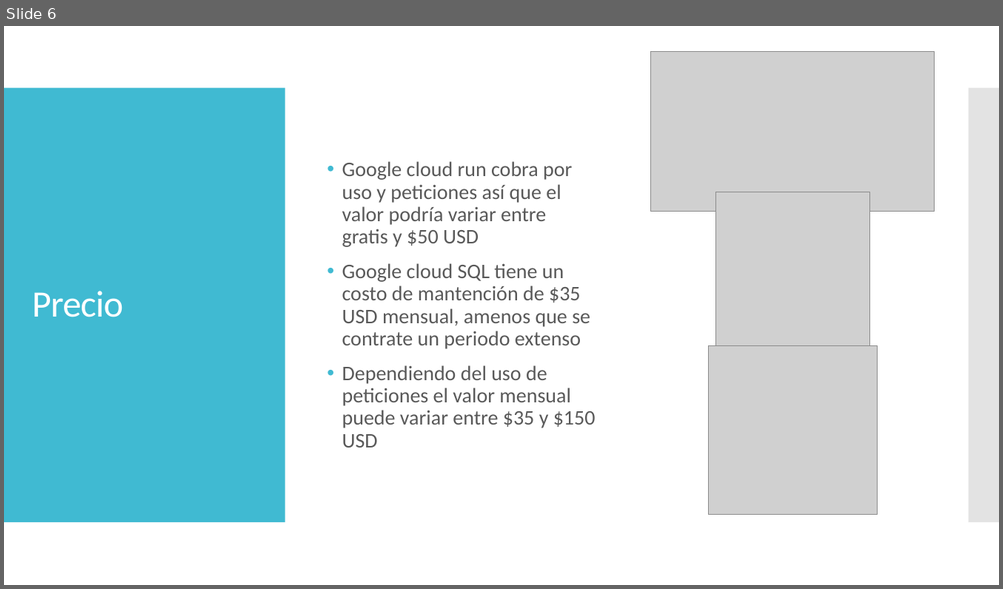
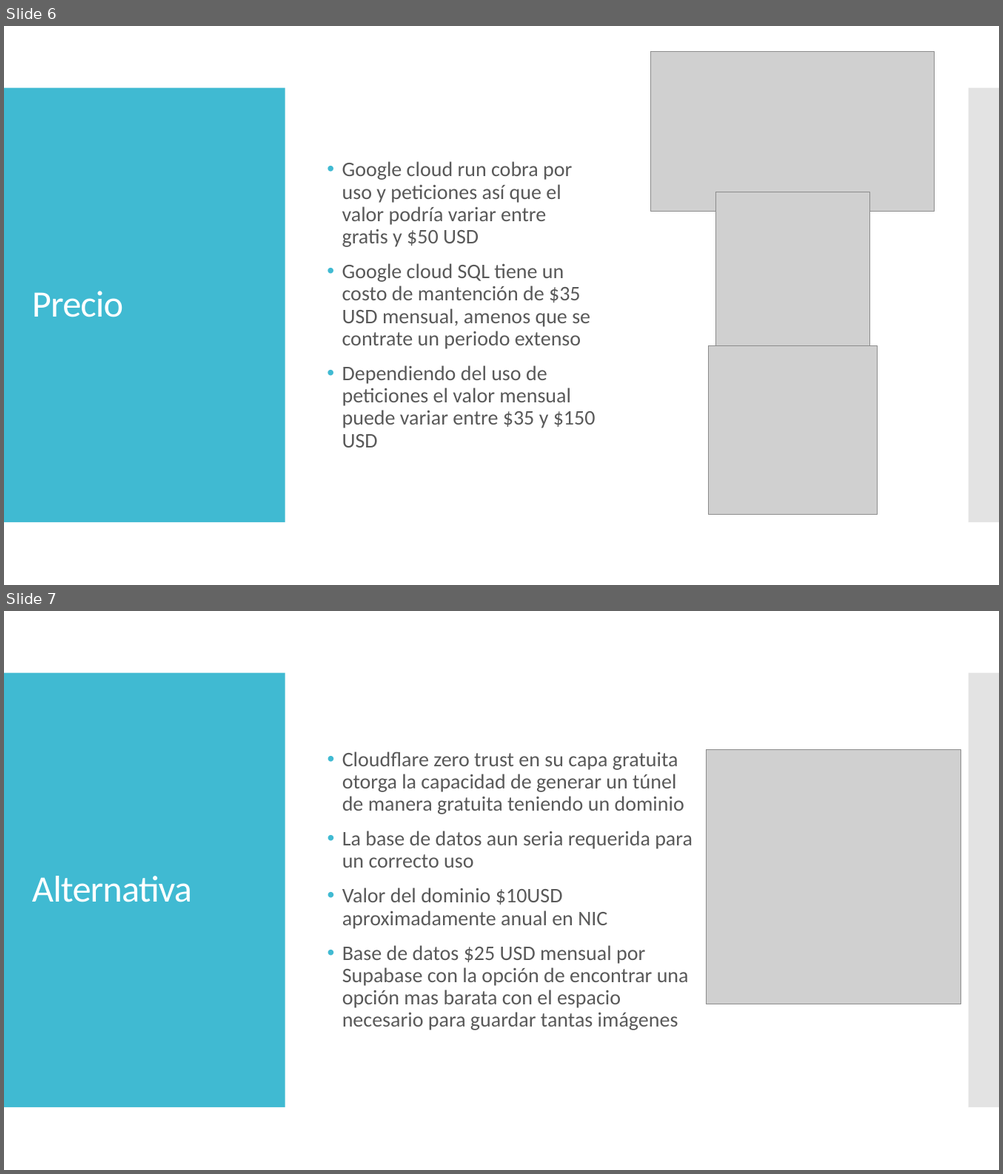
Before and after one commit to AniMuoz/Practica-2, a slide deck: Presentar prog2.pptx. Shown one above the other, each under a label of ours: slide 6 before the commit, slides 6 and 7 after it. The pictures are 1003x589 and 1003x1174 pixels, drawn with LibreOffice and Linux fonts; fonts in the diff are those of the drawing; grey boxes stand for pictures. Boxes give left, top, right and bottom in pixels: in the first picture for what was removed or moved away, otherwise in the second. Text is boxed around its words. In the diff, an @@ line names an element or a change of style, - is before the commit and + after.

Commit message:
preparaciones para cloudflare
se prepara el proyecto para un futuro despliegue en cloudflare zero trust

```diff
--- a/Presentar prog2.pptx
+++ b/Presentar prog2.pptx
@@ slide 7 added at [4,611,999,1170], background #FFFFFF; not listed: 2 template elements that a slide beside it also shows @@
@@ text added at [342,752,692,1031], 20 pt, text #595959 @@
+• Cloudflare zero trust en su capa gratuita otorga la capacidad de generar un túnel de manera gratuita teniendo un dominio
+• La base de datos aun seria requerida para un correcto uso
+• Valor del dominio $10USD aproximadamente anual en NIC
+• Base de datos $25 USD mensual por Supabase con la opción de encontrar una opción mas barata con el espacio necesario para guardar tantas imágenes
@@ picture added at [706,750,961,1004] @@
@@ title added at [32,876,192,903], 36 pt, text #FFFFFF @@
+Alternativa
```
Also in this commit, not shown: 3 other files.
